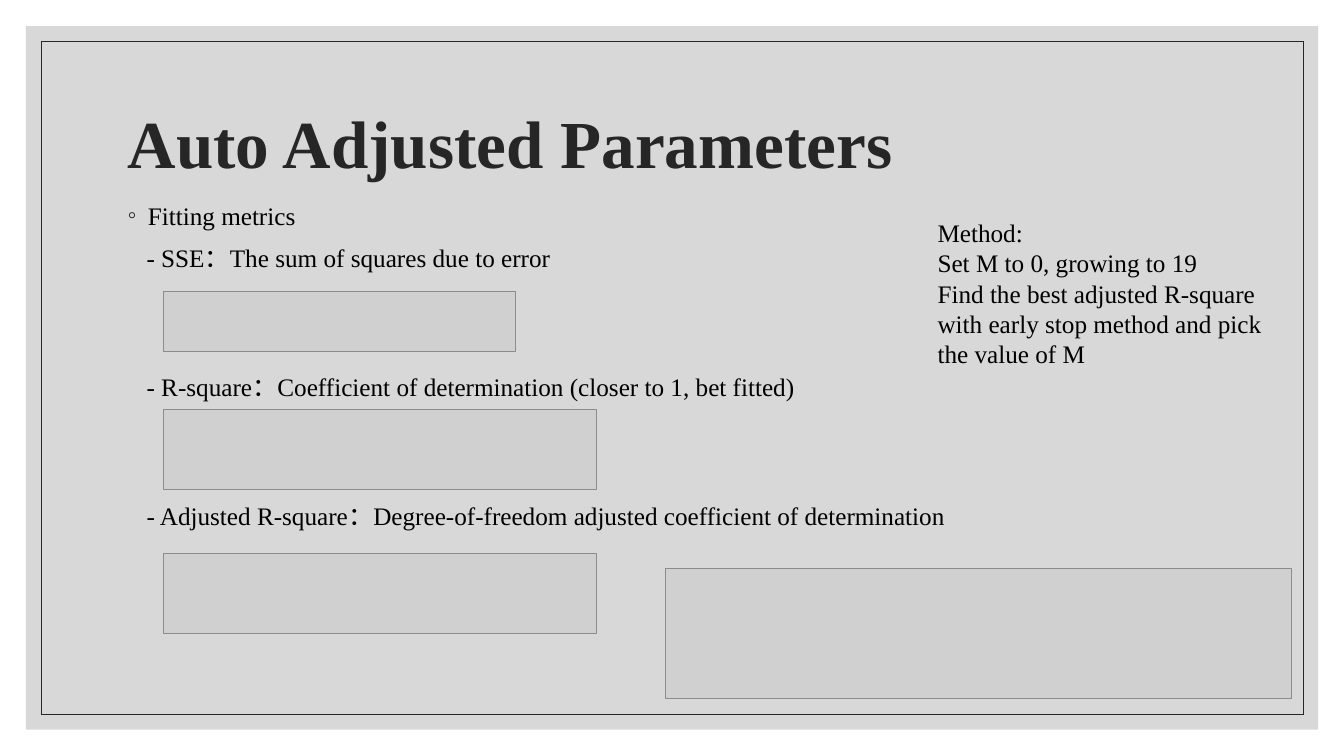
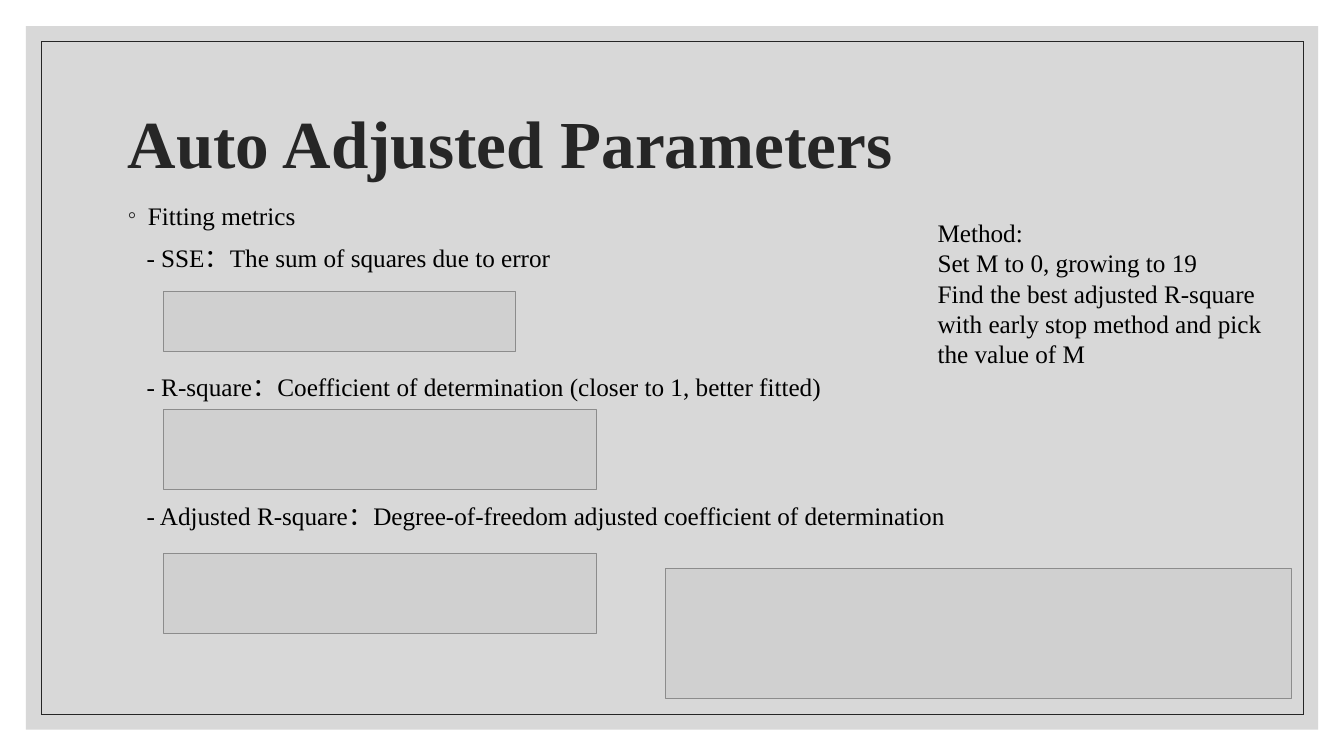
Before and after one commit to DazhiLi-hub/Dazhi-Project, a slide deck: slide 8 of Web-Application/Mid-term Presentation/Mid-term presentation.pptx. Drawn at 1344x756 pixels with LibreOffice and Linux fonts; fonts in the diff are those of the drawing; grey boxes stand for pictures. Boxes give left, top, right and bottom in pixels: in the first picture for what was removed or moved away, otherwise in the second. Text is boxed around its words. In the diff, an @@ line names an element or a change of style, - is before the commit and + after.

```diff
--- a/Web-Application/Mid-term Presentation/Mid-term presentation.pptx
+++ b/Web-Application/Mid-term Presentation/Mid-term presentation.pptx
@@ text at [161,378,820,402]: text changed @@
-- R-square：Coefficient of determination (closer to 1, bet fitted)
+- R-square：Coefficient of determination (closer to 1, better fitted)
```
Also in this commit, not shown: 2 other slides changed, 2 other files.
